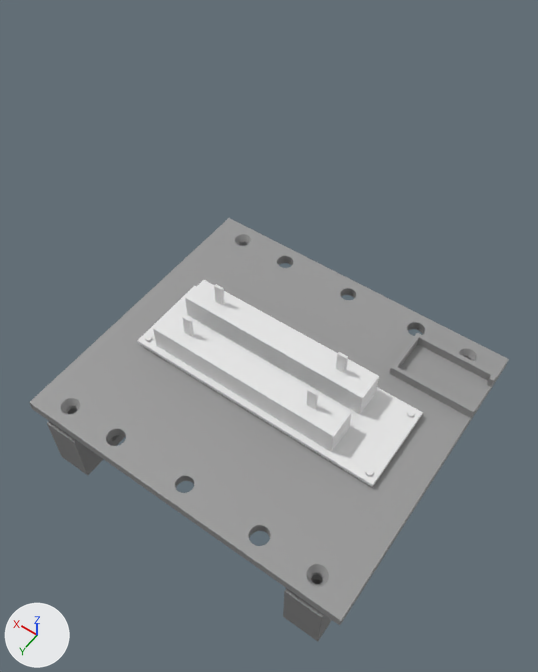
Before and after pictures for a commit that changed the Blender file BlenderFiles/ThrottleV1.blend.
Both versions are drawn from a 50 mm camera at (-101.0, 203.0, 246.0) aimed at (21.0, 31.0, -24.0). Lighting does not change. The marker at lower left points along +X, +Y and +Z.

Before the edit, the objects in view are built like this:
```python
me_cube = bpy.data.meshes.new('Cube')
me_cube.from_pydata(...)  # 312 vertices, 174 faces; spans x -58.5..58.5, y -19.5..19.5, z -1.0..22.5
me_cube_051 = bpy.data.meshes.new('Cube.051')
me_cube_051.from_pydata(...)  # 3664 vertices, 2384 faces; spans x -75.0..75.0, y -10.0..124.0, z -16.0..-6.0
me_cube_051.materials.append(mat_main1)  # grey #989898
me_cube_073 = bpy.data.meshes.new('Cube.073')
me_cube_073.from_pydata(...)  # 1664 vertices, 646 faces; spans x -68.0..68.0, y -9.5..124.5, z -15.0..13.5
me_cube_073.materials.append(mat_main2)  # grey #888888
ob_06___base = bpy.data.objects.new('06 - Base', me_cube_051)
ob_06___base.location = (0.0, 0.0, 0.0)
ob_07___clamp = bpy.data.objects.new('07 - Clamp', me_cube_073)
ob_07___clamp.location = (0.0, 0.0, -34.0)
ob_cube = bpy.data.objects.new('Cube', me_cube)
ob_cube.location = (0.0, 57.0, -8.6)
ob_cube.rotation_euler = (0.0, 0.0, 3.142)  # degrees (0, 0, 180)
```
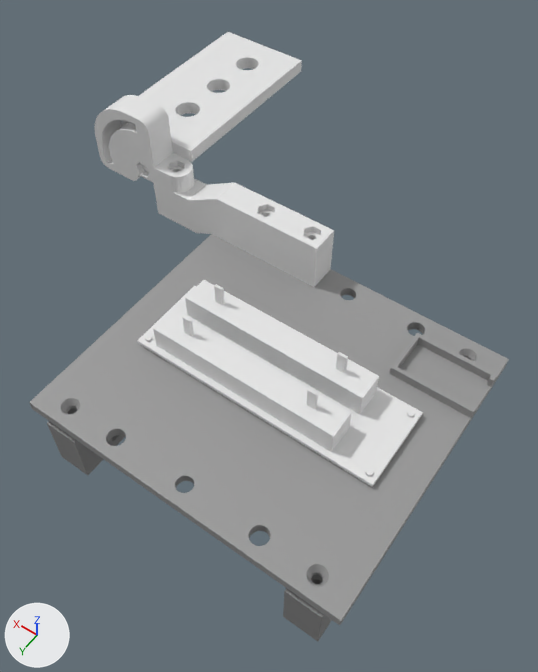
Changed parts and their boxes [x1, y1, x2, y2] in the pictures (538 x 672 px):
'Cube.003', added
    after: [121, 32, 302, 162]
'Cube.001', added
    after: [154, 179, 334, 287]
'Cube.002', added
    after: [94, 95, 194, 193]

The change in detail:
Mesh me_cube_013 is new.
It has 2840 vertices, 1821 faces and spans x -10.0..40.0, y -87.0..7.0, z -5.0..11.5.
Mesh me_cube_008 is new.
It has 1646 vertices, 836 faces and spans x 92.0..146.0, y -9.5..4.5, z -2.0..39.0.
Mesh me_cube_007 is new.
It has 1453 vertices, 808 faces and spans x 15.0..110.0, y -9.5..4.5, z -16.0..14.0.
Object 'Cube.003' (ob_cube_003) is new; it shows me_cube_013.
Its location is (106.0, -16.5, 9.0).
Object 'Cube.002' (ob_cube_002) is new; it shows me_cube_008.
Its location is (0.0, 0.0, 0.0).
Object 'Cube.001' (ob_cube_001) is new; it shows me_cube_007.
Its location is (0.0, 0.0, 0.0).
